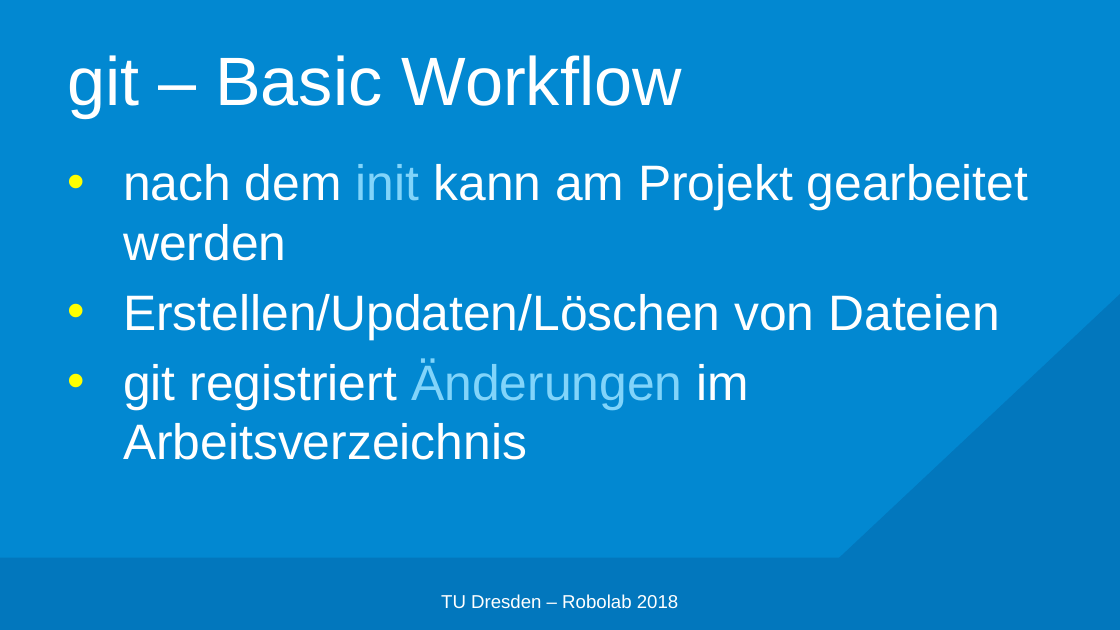
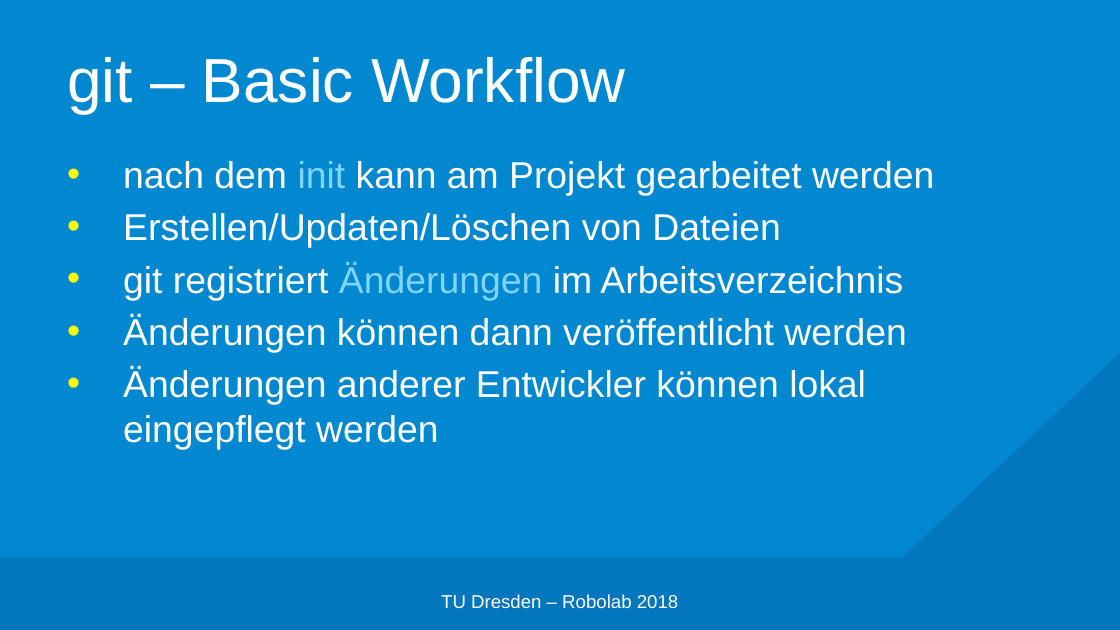
Before and after one commit to edisontrent1337/gitslides, a slide deck: slide 12 of Git.pptx. Drawn at 1120x630 pixels with LibreOffice and Linux fonts; fonts in the diff are those of the drawing; background and template pictures are left out. Boxes give left, top, right and bottom in pixels: in the first picture for what was removed or moved away, otherwise in the second. Text is boxed around its words. In the diff, an @@ line names an element or a change of style, - is before the commit and + after.

```diff
--- a/Git.pptx
+++ b/Git.pptx
@@ title "git – Basic Workflow" at <box>67,57,625,113</box>: size 44 to 40 pt @@
@@ right triangle: place and size @@
-right triangle at <box>405,0,1120,630</box>
+right triangle at <box>468,0,1120,630</box>
@@ text at <box>123,161,934,300</box>: size 32 to 24 pt in "nach dem init kann am Projekt gearbeitet ...", "Erstellen/Updaten/Löschen von Dateien", "git registriert Änderungen im Arbeitsverzeichnis"; less space between paragraphs @@
@@ text at <box>123,315,906,450</box>: paragraphs added @@
+• Änderungen können dann veröffentlicht werden
+• Änderungen anderer Entwickler können lokal eingepflegt werden
```
Also in this commit, not shown: 18 other slides changed, 5 slides added.
